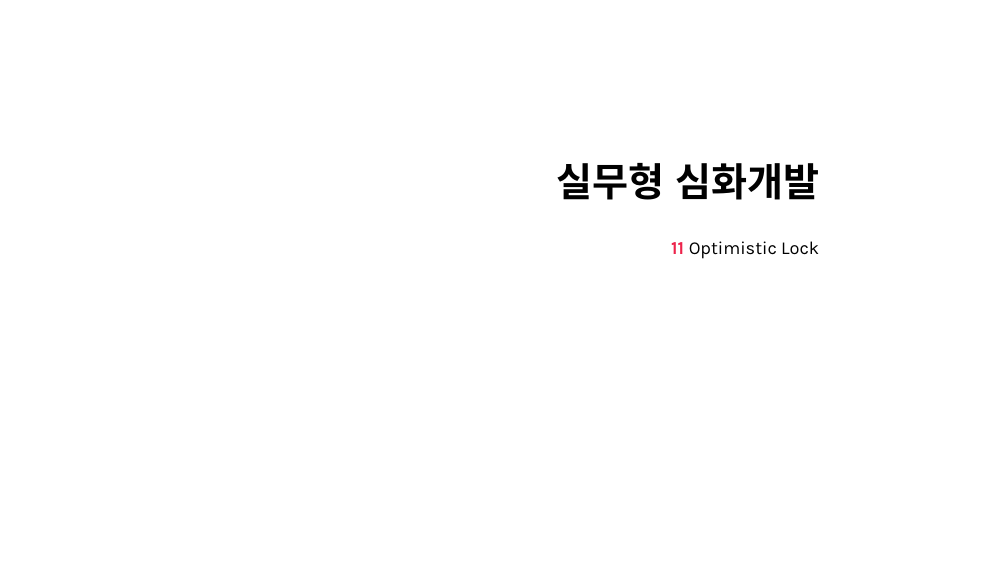
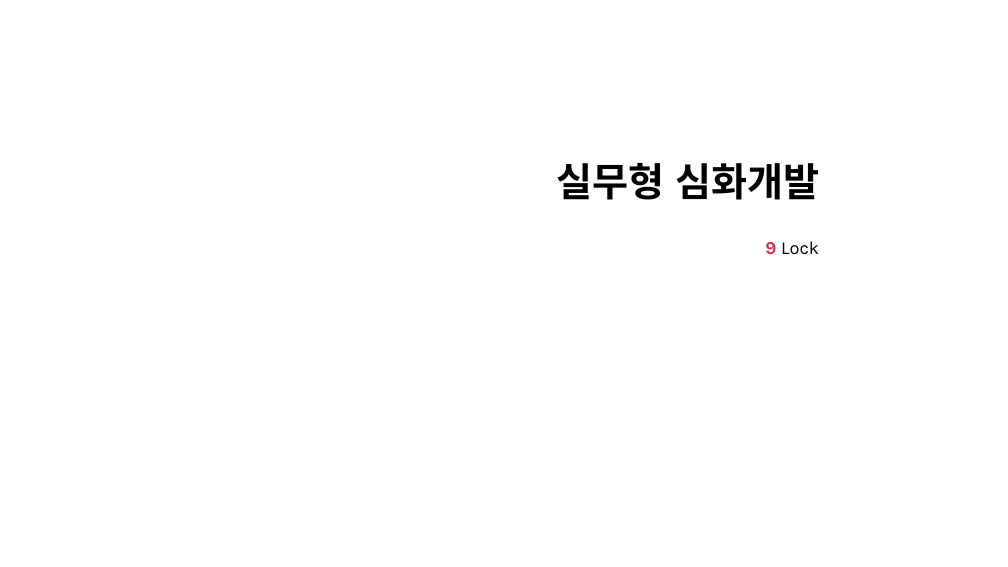
Before and after one commit to nayasis/fastcampus-hyper-webflux, a slide deck: slide 19 of 99.ppt/[Ch4-6. 실무형 심화개발.pptx (slide 11 before the commit). Drawn at 1008x567 pixels with LibreOffice and Linux fonts; fonts in the diff are those of the drawing; background and template pictures are left out. Boxes give left, top, right and bottom in pixels: in the first picture for what was removed or moved away, otherwise in the second. Text is boxed around its words. In the diff, an @@ line names an element or a change of style, - is before the commit and + after.

```diff
--- a/99.ppt/[Ch4-6. 실무형 심화개발.pptx
+++ b/99.ppt/[Ch4-6. 실무형 심화개발.pptx
@@ subtitle at <box>765,241,819,255</box>: text changed @@
-11 Optimistic Lock
+9 Lock
```
Also in this commit, not shown: 7 other slides changed, 13 slides added, 1 slide removed, 1 other file.
